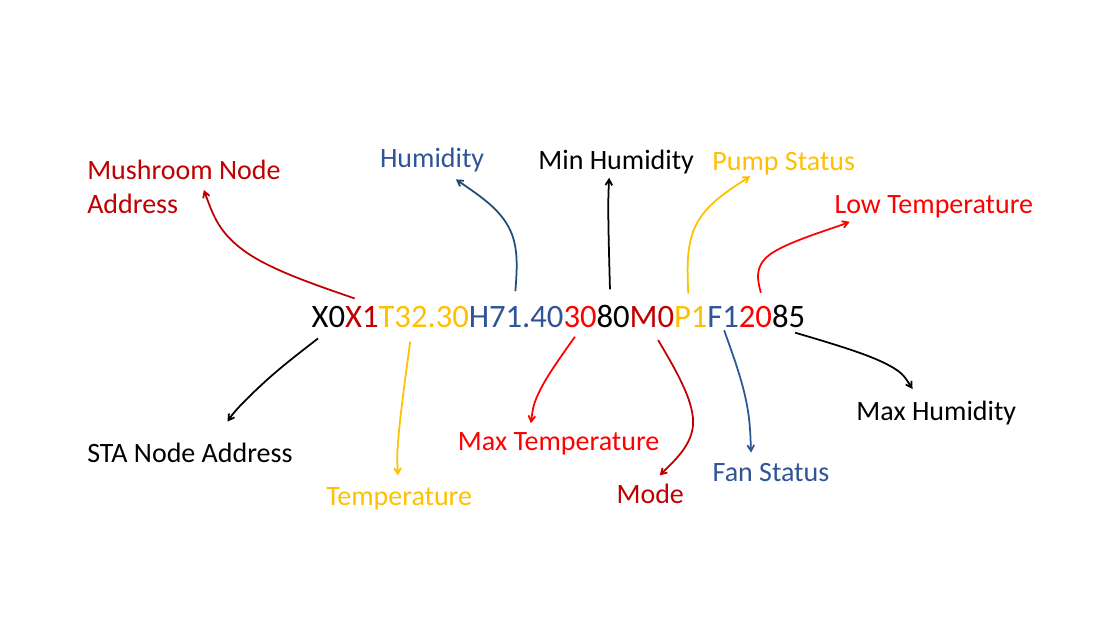
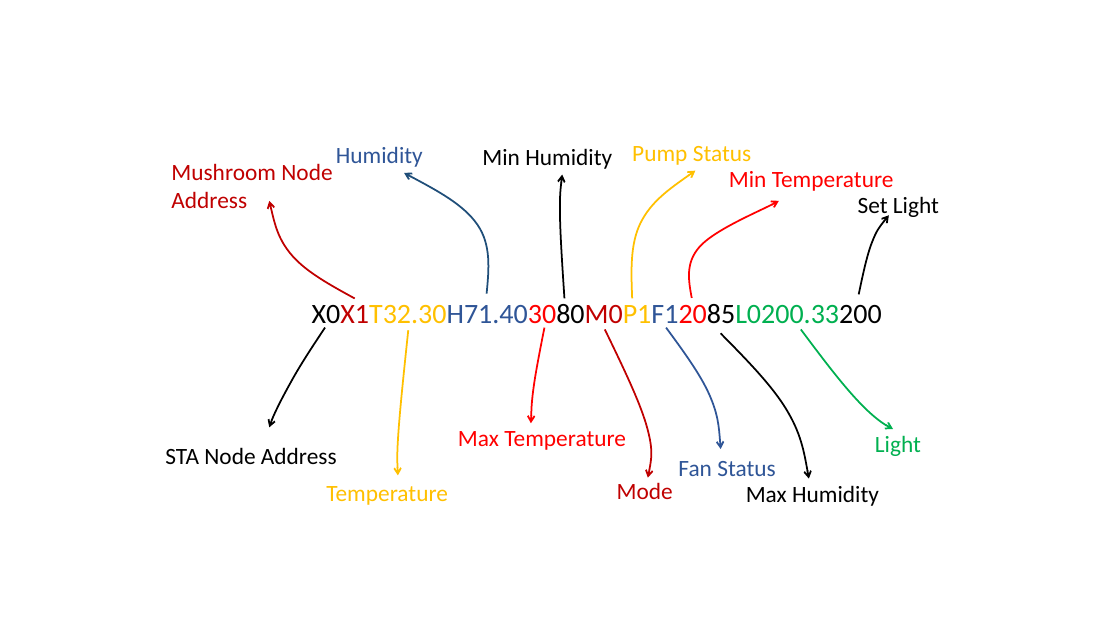
Before and after one commit to narinthon-so/Mushroom-project, a slide deck: slide 1 of Documents/MushroomNodeDataFormat.pptx. Drawn at 1120x630 pixels with LibreOffice and Linux fonts; fonts in the diff are those of the drawing. Boxes give left, top, right and bottom in pixels: in the first picture for what was removed or moved away, otherwise in the second. Text is boxed around its words. In the diff, an @@ line names an element or a change of style, - is before the commit and + after.

Commit message:
Mushroom-project

```diff
--- a/Documents/MushroomNodeDataFormat.pptx
+++ b/Documents/MushroomNodeDataFormat.pptx
@@ text "Humidity": place and size @@
-text "Humidity" at box(380, 147, 484, 172)
+text "Humidity" at box(336, 146, 423, 167)
@@ text "Min Humidity": place and size @@
-text "Min Humidity" at box(538, 149, 694, 174)
+text "Min Humidity" at box(482, 148, 612, 169)
@@ text "Pump Status": place and size @@
-text "Pump Status" at box(712, 152, 855, 177)
+text "Pump Status" at box(632, 146, 751, 165)
@@ text "Mushroom Node": place and size @@
-text "Mushroom Node" at box(87, 159, 280, 214)
+text "Mushroom Node" at box(171, 163, 332, 208)
@@ freeform shape: place and size @@
-freeform shape at box(456, 180, 517, 292)
+freeform shape at box(404, 173, 488, 294)
@@ freeform shape: place and size @@
-freeform shape at box(608, 178, 610, 290)
+freeform shape at box(560, 175, 565, 298)
@@ freeform shape: place and size @@
-freeform shape at box(688, 176, 751, 294)
+freeform shape at box(632, 171, 696, 298)
@@ text at box(729, 171, 894, 191): text changed; size 24 to 20 pt @@
-Low Temperature
+Min Temperature
@@ freeform shape: place and size @@
-freeform shape at box(204, 190, 355, 298)
+freeform shape at box(270, 201, 355, 298)
@@ freeform shape: place and size @@
-freeform shape at box(758, 222, 849, 292)
+freeform shape at box(689, 201, 779, 298)
@@ text added at box(858, 196, 939, 219), 20 pt, text #000000 @@
+Set Light
@@ freeform shape added at box(859, 215, 889, 294), outline #000000 1.5 pt @@
@@ freeform shape: place and size @@
-freeform shape at box(228, 339, 318, 422)
+freeform shape at box(270, 328, 325, 428)
@@ text at box(312, 304, 882, 329): text changed; size 28 to 24 pt; text colour #FFC000 to #000000 @@
-X0X1T32.30H71.403080M0P1F12085
+X0X1T32.30H71.403080M0P1F12085L0200.33200
@@ freeform shape: place and size @@
-freeform shape at box(531, 337, 575, 423)
+freeform shape at box(531, 328, 544, 423)
@@ freeform shape: place and size @@
-freeform shape at box(658, 340, 693, 476)
+freeform shape at box(605, 329, 651, 478)
@@ freeform shape: place and size @@
-freeform shape at box(724, 330, 751, 453)
+freeform shape at box(666, 328, 721, 450)
@@ freeform shape added at box(801, 329, 893, 429), outline #00B050 1.5 pt @@
@@ freeform shape: place and size @@
-freeform shape at box(397, 342, 410, 476)
+freeform shape at box(397, 330, 408, 476)
@@ freeform shape: place and size @@
-freeform shape at box(796, 333, 913, 389)
+freeform shape at box(721, 334, 809, 479)
@@ text "STA Node Address": place and size @@
-text "STA Node Address" at box(87, 442, 293, 463)
+text "STA Node Address" at box(165, 447, 337, 464)
@@ text "Fan Status": place and size @@
-text "Fan Status" at box(713, 463, 829, 481)
+text "Fan Status" at box(678, 461, 776, 476)
@@ text added at box(875, 435, 921, 456), 20 pt, text #00B050 @@
+Light
@@ size 24 to 20 pt in 10 elements at box(458, 431, 626, 450), box(326, 486, 448, 505), box(617, 482, 673, 499), box(678, 461, 776, 476), box(336, 146, 423, 167), box(482, 148, 612, 169), box(165, 447, 337, 464), box(171, 163, 332, 208), box(632, 146, 751, 165), box(746, 485, 879, 506) @@
@@ text "Max Humidity": place and size @@
-text "Max Humidity" at box(856, 400, 1016, 425)
+text "Max Humidity" at box(746, 485, 879, 506)
```
Also in this commit, not shown: 24 other files.
